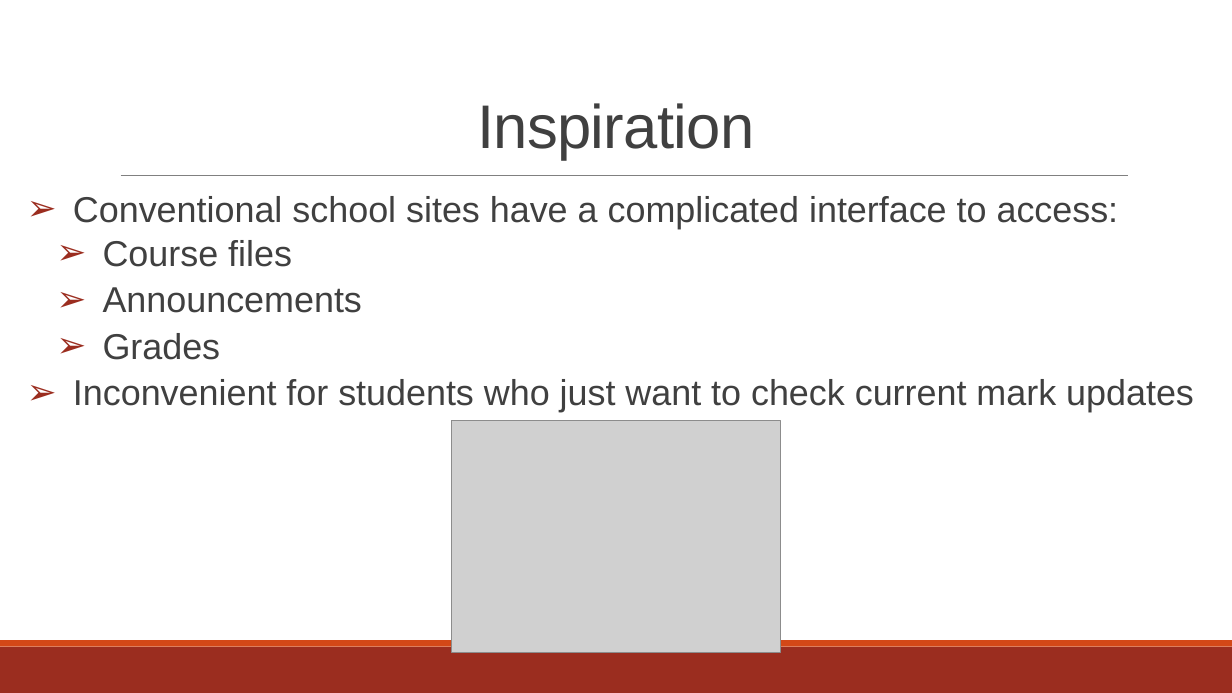
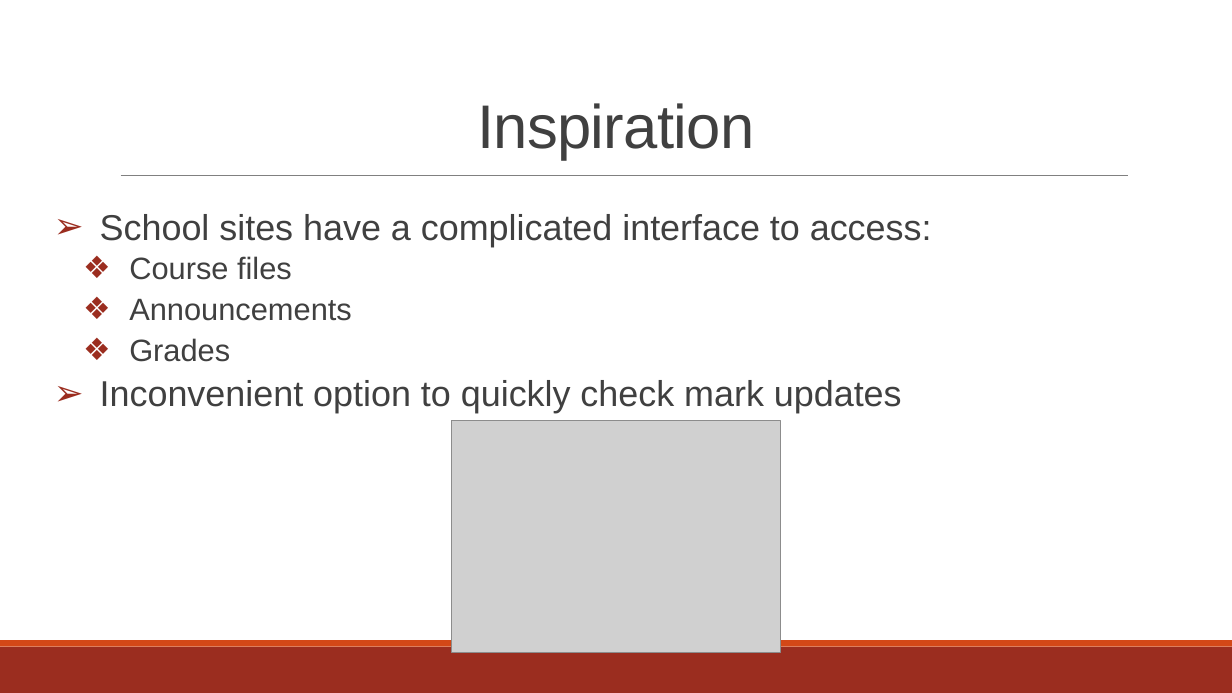
Before and after one commit to alexmoica/starterhack, a slide deck: slide 2 of PitchPresentation.pptx. Drawn at 1232x693 pixels with LibreOffice and Linux fonts; fonts in the diff are those of the drawing; grey boxes stand for pictures. Boxes give left, top, right and bottom in pixels: in the first picture for what was removed or moved away, otherwise in the second. Text is boxed around its words. In the diff, an @@ line names an element or a change of style, - is before the commit and + after.

```diff
--- a/PitchPresentation.pptx
+++ b/PitchPresentation.pptx
@@ text "School sites have a complicated ...": place and size @@
-text "School sites have a complicated ..." at (73,196,1194,412)
+text "School sites have a complicated ..." at (100,214,932,413)
@@ text at (100,214,932,247): text changed @@
-➢ Conventional school sites have a complicated interface to access:
+➢ School sites have a complicated interface to access:
@@ text at (129,256,352,362): size 28 to 24 pt in "Course files", "Announcements", "Grades"; bullet ➢ to ❖ @@
@@ text at (100,380,902,413): text changed @@
-  ➢ Inconvenient for students who just want to check current mark updates
+  ➢ Inconvenient option to quickly check mark updates
```
Also in this commit, not shown: 2 other slides changed, 1 slide added, 1 slide removed.
